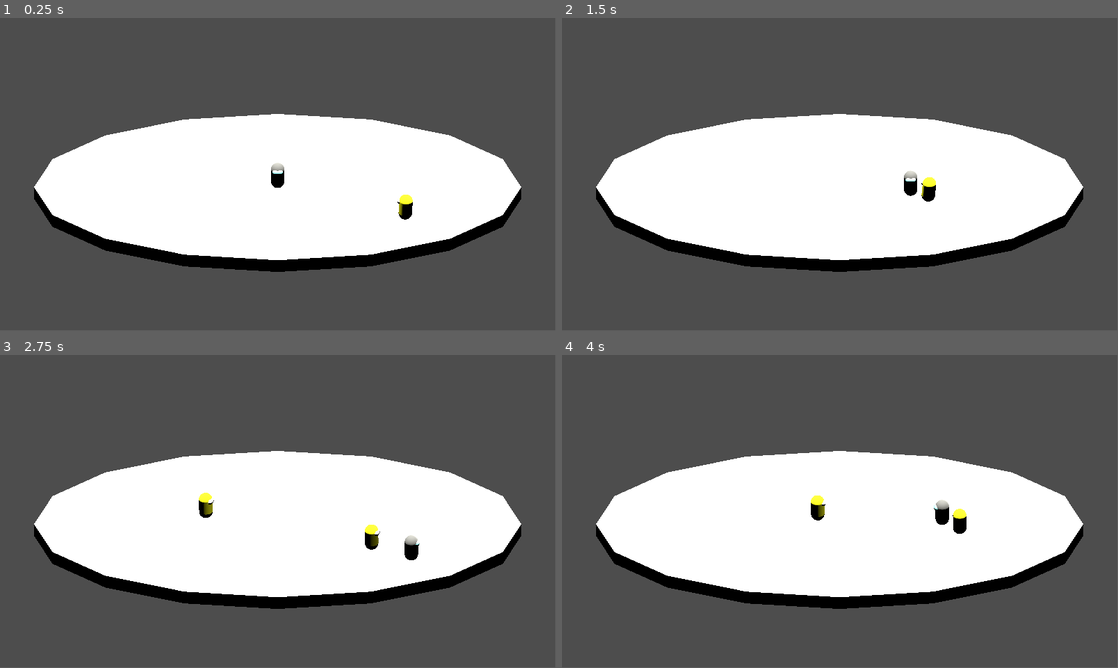
Above: before the commit, frames 1-4 (two rows, left to right).
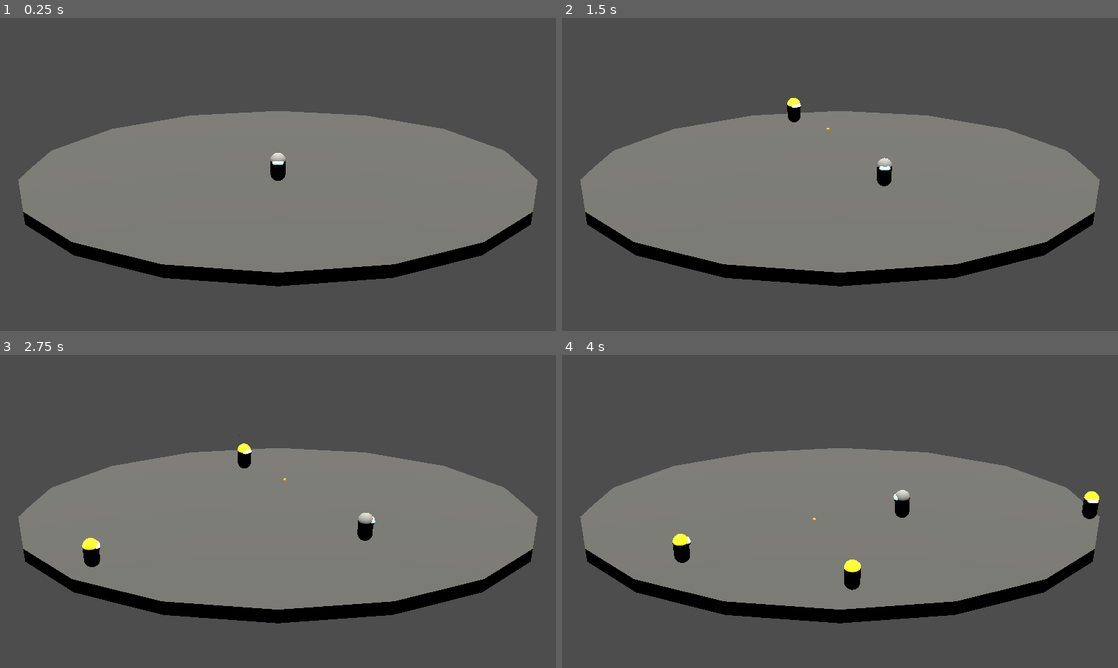
Above: after the commit, the same moments.

Repository: SaraLunaDev/Proyecto-Manhattan
Game: Godot game, scene res://Scenes/mundo.tscn
Same seed, same stepped clock (60 frames per second), same inputs: the game is played once before the commit and once after it.
Inputs:
- Up to frame 1 (0.25 s): no input
- Up to frame 2 (1.5 s): hold D (derecha) 0.53-1.28 s; hold S (abajo) from 1.28 s (still down)
- Up to frame 3 (2.75 s): release S (abajo) at 2.03 s; hold D (derecha) from 2.03 s (still down)
- Up to frame 4 (4 s): release D (derecha) at 2.78 s; hold W (arriba) 2.78-3.53 s; hold A (izquierda) from 3.53 s (still down)
In our replay, the window is 799x449 before the commit and 800x450 after it. These sizes can differ from the game's own. Grey fills any space a smaller window leaves; there, only what the larger window draws over its background counts as a difference.

The runs differ from the first frame. In frame 1, 41% of the frame differs, in the area x 3-97%, y 29-86%; in frame 2, 41%; in frame 3, 41%; in frame 4, 41%.

Commit message:
ataques y daño

Diff:
--- /dev/null
+++ b/Scenes/Enemigos/daño_label.tscn
@@ -0,0 +1,83 @@
+[gd_scene format=3 uid="uid://dao5hbkm8wg3e"]
+
+[ext_resource type="Script" uid="uid://bg41l7s8mhwc0" path="res://Scripts/daño_label.gd" id="1_apy31"]
+
+[sub_resource type="Animation" id="Animation_apy31"]
+length = 0.001
+tracks/0/type = "value"
+tracks/0/imported = false
+tracks/0/enabled = true
+tracks/0/path = NodePath(".:font_size")
+tracks/0/interp = 1
+tracks/0/loop_wrap = true
+tracks/0/keys = {
+"times": PackedFloat32Array(0),
+"transitions": PackedFloat32Array(1),
+"update": 1,
+"values": [100]
+}
+tracks/1/type = "value"
+tracks/1/imported = false
+tracks/1/enabled = true
+tracks/1/path = NodePath(".:outline_size")
+tracks/1/interp = 1
+tracks/1/loop_wrap = true
+tracks/1/keys = {
+"times": PackedFloat32Array(0),
+"transitions": PackedFloat32Array(1),
+"update": 1,
+"values": [0]
+}
+
+[sub_resource type="Animation" id="Animation_07bac"]
+resource_name = "caer"
+length = 0.6
+tracks/0/type = "value"
+tracks/0/imported = false
+tracks/0/enabled = true
+tracks/0/path = NodePath(".:font_size")
+tracks/0/interp = 1
+tracks/0/loop_wrap = true
+tracks/0/keys = {
+"times": PackedFloat32Array(0, 0.6),
+"transitions": PackedFloat32Array(-2, -2),
+"update": 0,
+"values": [100, 1]
+}
+tracks/1/type = "value"
+tracks/1/imported = false
+tracks/1/enabled = true
+tracks/1/path = NodePath(".:outline_size")
+tracks/1/interp = 1
+tracks/1/loop_wrap = true
+tracks/1/keys = {
+"times": PackedFloat32Array(0, 0.6),
+"transitions": PackedFloat32Array(-2, -2),
+"update": 0,
+"values": [24, 0]
+}
+
+[sub_resource type="AnimationLibrary" id="AnimationLibrary_343sy"]
+_data = {
+&"RESET": SubResource("Animation_apy31"),
+&"caer": SubResource("Animation_07bac")
+}
+
+[node name="DañoLabel" type="Label3D" unique_id=1340029142 node_paths=PackedStringArray("tiempo_mostrado", "animacion")]
+modulate = Color(0.7397895, 1.9372628e-06, 9.62615e-07, 1)
+text = "0"
+font_size = 100
+outline_size = 0
+script = ExtResource("1_apy31")
+tiempo_mostrado = NodePath("TiempoMostrado")
+animacion = NodePath("AnimationPlayer")
+
+[node name="TiempoMostrado" type="Timer" parent="." unique_id=863620694]
+wait_time = 0.4
+one_shot = true
+autostart = true
+
+[node name="AnimationPlayer" type="AnimationPlayer" parent="." unique_id=1012691637]
+libraries/ = SubResource("AnimationLibrary_343sy")
+
+[connection signal="timeout" from="TiempoMostrado" to="." method="_on_tiempo_mostrado_timeout"]
--- a/Scenes/Enemigos/enemigo_1.tscn
+++ b/Scenes/Enemigos/enemigo.tscn
@@ -1,6 +1,7 @@
 [gd_scene format=3 uid="uid://drb3hy16ggec2"]
 
 [ext_resource type="Script" uid="uid://bd58yaatotsbt" path="res://Scripts/enemigo.gd" id="1_apwrj"]
+[ext_resource type="PackedScene" uid="uid://dao5hbkm8wg3e" path="res://Scenes/Enemigos/daño_label.tscn" id="2_04ect"]
 
 [sub_resource type="CapsuleShape3D" id="CapsuleShape3D_sdp0i"]
 
@@ -16,13 +17,18 @@
 [sub_resource type="StandardMaterial3D" id="StandardMaterial3D_sdp0i"]
 
 [sub_resource type="CapsuleShape3D" id="CapsuleShape3D_apwrj"]
-radius = 1.0
-height = 3.5
+radius = 0.75
+height = 2.375
 
-[node name="Enemigo1" type="CharacterBody3D" unique_id=624671194 groups=["enemigo"]]
+[node name="Enemigo" type="CharacterBody3D" unique_id=624671194 node_paths=PackedStringArray("punto_daño", "punto_daño_label") groups=["enemigo"]]
 collision_layer = 4
-collision_mask = 7
+collision_mask = 15
+axis_lock_angular_x = true
+axis_lock_angular_z = true
 script = ExtResource("1_apwrj")
+"punto_daño" = NodePath("PuntoDaño")
+"punto_daño_label" = NodePath("PuntoDañoLabel")
+"daño_label" = ExtResource("2_04ect")
 
 [node name="Colision" type="CollisionShape3D" parent="." unique_id=1011292639]
 transform = Transform3D(1, 0, 0, 0, 1, 0, 0, 0, 1, 0, 1, 0)
@@ -38,11 +44,19 @@
 mesh = SubResource("CapsuleMesh_apwrj")
 surface_material_override/0 = SubResource("StandardMaterial3D_sdp0i")
 
-[node name="Area3D" type="Area3D" parent="." unique_id=2146639920]
+[node name="Hitbox" type="Area3D" parent="." unique_id=2146639920]
+collision_layer = 4
+collision_mask = 14
 
-[node name="CollisionShape3D" type="CollisionShape3D" parent="Area3D" unique_id=766747387]
-transform = Transform3D(1, 0, 0, 0, 1, 0, 0, 0, 1, 0, 0.75, 0)
+[node name="Forma" type="CollisionShape3D" parent="Hitbox" unique_id=766747387]
+transform = Transform3D(1, 0, 0, 0, 1, 0, 0, 0, 1, 0, 1.0625, 0)
 shape = SubResource("CapsuleShape3D_apwrj")
 
 [node name="Agente" type="NavigationAgent3D" parent="." unique_id=314535809]
 debug_path_custom_color = Color(1, 0, 0, 1)
+
+[node name="PuntoDaño" type="Marker3D" parent="." unique_id=150135517]
+transform = Transform3D(1, 0, 0, 0, 1, 0, 0, 0, 1, 0, 1.25, 0)
+
+[node name="PuntoDañoLabel" type="Marker3D" parent="." unique_id=622424540]
+transform = Transform3D(1, 0, 0, 0, 1, 0, 0, 0, 1, 0, 2.5, 0)
--- /dev/null
+++ b/Scenes/Enemigos/proyectil.tscn
@@ -0,0 +1,37 @@
+[gd_scene format=3 uid="uid://3th2l2j0mfqf"]
+
+[ext_resource type="Script" uid="uid://cpm2hlwr6uqds" path="res://Scripts/proyectil.gd" id="1_ikltb"]
+
+[sub_resource type="SphereShape3D" id="SphereShape3D_mnpxj"]
+radius = 0.25
+
+[sub_resource type="SphereShape3D" id="SphereShape3D_ikltb"]
+radius = 0.1
+
+[sub_resource type="SphereMesh" id="SphereMesh_mnpxj"]
+radius = 0.1
+height = 0.2
+
+[sub_resource type="StandardMaterial3D" id="StandardMaterial3D_ikltb"]
+albedo_color = Color(1, 0.5176471, 0, 1)
+emission_enabled = true
+emission = Color(1, 0.3529412, 0, 1)
+
+[node name="Proyectil" type="Area3D" unique_id=1777558769 groups=["proyectil"]]
+collision_layer = 8
+collision_mask = 4
+script = ExtResource("1_ikltb")
+
+[node name="Hitbox" type="Area3D" parent="." unique_id=1453970028]
+collision_layer = 8
+collision_mask = 4
+
+[node name="Forma" type="CollisionShape3D" parent="Hitbox" unique_id=800738038]
+shape = SubResource("SphereShape3D_mnpxj")
+
+[node name="Colision" type="CollisionShape3D" parent="." unique_id=1301839273]
+shape = SubResource("SphereShape3D_ikltb")
+
+[node name="Forma" type="MeshInstance3D" parent="." unique_id=1815687017]
+mesh = SubResource("SphereMesh_mnpxj")
+surface_material_override/0 = SubResource("StandardMaterial3D_ikltb")
--- a/Scenes/jugador.tscn
+++ b/Scenes/jugador.tscn
@@ -1,6 +1,7 @@
 [gd_scene format=3 uid="uid://dhfo0h8c5e80v"]
 
 [ext_resource type="Script" uid="uid://boekfmoai7vi4" path="res://Scripts/jugador.gd" id="1_5ydob"]
+[ext_resource type="PackedScene" uid="uid://3th2l2j0mfqf" path="res://Scenes/Enemigos/proyectil.tscn" id="2_c1mnh"]
 
 [sub_resource type="CapsuleShape3D" id="CapsuleShape3D_or7eb"]
 
@@ -16,10 +17,91 @@
 [sub_resource type="StandardMaterial3D" id="StandardMaterial3D_5ydob"]
 albedo_color = Color(0.56078434, 1, 1, 1)
 
-[node name="Jugador" type="CharacterBody3D" unique_id=1492616832 groups=["jugador"]]
+[sub_resource type="CapsuleShape3D" id="CapsuleShape3D_5ydob"]
+radius = 0.75
+height = 2.1875
+
+[sub_resource type="CylinderShape3D" id="CylinderShape3D_c1mnh"]
+radius = 3.0
+
+[sub_resource type="SphereMesh" id="SphereMesh_c1mnh"]
+radius = 0.2
+height = 0.4
+
+[sub_resource type="Animation" id="Animation_tn1hq"]
+length = 0.001
+tracks/0/type = "value"
+tracks/0/imported = false
+tracks/0/enabled = true
+tracks/0/path = NodePath("AnclajeEspada/Espada:scale")
+tracks/0/interp = 1
+tracks/0/loop_wrap = true
+tracks/0/keys = {
+"times": PackedFloat32Array(0),
+"transitions": PackedFloat32Array(1),
+"update": 0,
+"values": [Vector3(0, 0, 0)]
+}
+tracks/1/type = "value"
+tracks/1/imported = false
+tracks/1/enabled = true
+tracks/1/path = NodePath("AnclajeEspada:rotation")
+tracks/1/interp = 1
+tracks/1/loop_wrap = true
+tracks/1/keys = {
+"times": PackedFloat32Array(0),
+"transitions": PackedFloat32Array(1),
+"update": 0,
+"values": [Vector3(0, 0, 0)]
+}
+
+[sub_resource type="Animation" id="Animation_c1mnh"]
+resource_name = "espadazo"
+length = 0.43333334
+tracks/0/type = "value"
+tracks/0/imported = false
+tracks/0/enabled = true
+tracks/0/path = NodePath("AnclajeEspada/Espada:scale")
+tracks/0/interp = 1
+tracks/0/loop_wrap = true
+tracks/0/keys = {
+"times": PackedFloat32Array(0, 0.0001, 0.39999998, 0.4001),
+"transitions": PackedFloat32Array(-2, -2, -2, -2),
+"update": 0,
+"values": [Vector3(0, 0, 0), Vector3(1, 1, 1), Vector3(1, 1, 1), Vector3(0, 0, 0)]
+}
+tracks/1/type = "value"
+tracks/1/imported = false
+tracks/1/enabled = true
+tracks/1/path = NodePath("AnclajeEspada:rotation")
+tracks/1/interp = 1
+tracks/1/loop_wrap = true
+tracks/1/keys = {
+"times": PackedFloat32Array(0, 0.4001),
+"transitions": PackedFloat32Array(-2, -2),
+"update": 0,
+"values": [Vector3(0, 0, 0), Vector3(0, 6.2831855, 0)]
+}
+
+[sub_resource type="AnimationLibrary" id="AnimationLibrary_tn1hq"]
+_data = {
+&"RESET": SubResource("Animation_tn1hq"),
+&"espadazo": SubResource("Animation_c1mnh")
+}
+
+[node name="Jugador" type="CharacterBody3D" unique_id=1492616832 node_paths=PackedStringArray("hitbox", "daño_cd", "espada_cd", "punto_proyectil", "hitbox_espada", "animacion") groups=["jugador"]]
 collision_layer = 2
 collision_mask = 5
 script = ExtResource("1_5ydob")
+hitbox = NodePath("Hitbox")
+"daño_cd" = NodePath("DañoCD")
+espada_cd = NodePath("EspadaCD")
+proyectil = ExtResource("2_c1mnh")
+punto_proyectil = NodePath("PuntoProyectil")
+hitbox_espada = NodePath("HitboxEspada")
+puede_disparar = true
+puede_espadear = true
+animacion = NodePath("Animacion")
 
 [node name="Colision" type="CollisionShape3D" parent="." unique_id=938434462]
 transform = Transform3D(1, 0, 0, 0, 1, 0, 0, 0, 1, 0, 1, 0)
@@ -34,3 +116,46 @@
 transform = Transform3D(-4.371139e-08, -1, 0, 1, -4.371139e-08, 0, 0, 0, 1, 0, 0.46535528, 0.38249063)
 mesh = SubResource("CapsuleMesh_5ydob")
 surface_material_override/0 = SubResource("StandardMaterial3D_5ydob")
+
+[node name="Hitbox" type="Area3D" parent="." unique_id=1611399840]
+collision_layer = 2
+collision_mask = 4
+
+[node name="Forma" type="CollisionShape3D" parent="Hitbox" unique_id=1129997483]
+transform = Transform3D(1, 0, 0, 0, 1, 0, 0, 0, 1, 0, 0.96875, 0)
+shape = SubResource("CapsuleShape3D_5ydob")
+
+[node name="PuntoProyectil" type="Marker3D" parent="." unique_id=1090116525]
+transform = Transform3D(1, 0, 0, 0, 1, 0, 0, 0, 1, 0, 1.5, 0)
+
+[node name="DañoCD" type="Timer" parent="." unique_id=1857227122]
+one_shot = true
+
+[node name="ProyectilCD" type="Timer" parent="." unique_id=444540685]
+wait_time = 0.6
+autostart = true
+
+[node name="EspadaCD" type="Timer" parent="." unique_id=1463576026]
+wait_time = 1.4
+one_shot = true
+
+[node name="HitboxEspada" type="Area3D" parent="." unique_id=1454333423]
+transform = Transform3D(1, 0, 0, 0, 1, 0, 0, 0, 1, 0, 1, 0)
+collision_layer = 16
+collision_mask = 4
+
+[node name="Forma" type="CollisionShape3D" parent="HitboxEspada" unique_id=2072156737]
+shape = SubResource("CylinderShape3D_c1mnh")
+
+[node name="AnclajeEspada" type="Node3D" parent="." unique_id=1039403199]
+transform = Transform3D(1, 0, 0, 0, 1, 0, 0, 0, 1, 0, 0.75, 0)
+
+[node name="Espada" type="MeshInstance3D" parent="AnclajeEspada" unique_id=69607407]
+transform = Transform3D(0, 0, 0, 0, 0, 0, 0, 0, 0, 0, 0, 2.5)
+mesh = SubResource("SphereMesh_c1mnh")
+
+[node name="Animacion" type="AnimationPlayer" parent="." unique_id=361146771]
+libraries/ = SubResource("AnimationLibrary_tn1hq")
+
+[connection signal="timeout" from="ProyectilCD" to="." method="_on_proyectil_cd_timeout"]
+[connection signal="animation_finished" from="Animacion" to="." method="_on_animacion_animation_finished"]
--- a/Scenes/mundo.tscn
+++ b/Scenes/mundo.tscn
@@ -2,18 +2,39 @@
 
 [ext_resource type="PackedScene" uid="uid://dhfo0h8c5e80v" path="res://Scenes/jugador.tscn" id="1_4cw5y"]
 [ext_resource type="Script" uid="uid://b3myd05m4r2a0" path="res://Scripts/Managers/spawn_manager.gd" id="1_gqidu"]
-[ext_resource type="PackedScene" uid="uid://drb3hy16ggec2" path="res://Scenes/Enemigos/enemigo_1.tscn" id="2_uqtxj"]
+[ext_resource type="PackedScene" uid="uid://drb3hy16ggec2" path="res://Scenes/Enemigos/enemigo.tscn" id="2_uqtxj"]
+
+[sub_resource type="Curve3D" id="Curve3D_qxsm7"]
+closed = true
+_data = {
+"points": PackedVector3Array(0, 0, 0, 0, 0, 0, 0.07784879, 0, -10.066273, 0, 0, 0, 0, 0, 0, -6.6810584, 0, -9.143369, 0, 0, 0, 0, 0, 0, -11.919891, 0, -7.0261207, 0, 0, 0, 0, 0, 0, -15.828659, 0, -3.6602378, 0, 0, 0, 0, 0, 0, -17, 0, 0, 0, 0, 0, 0, 0, 0, -15.665793, 0, 3.8858533, 0, 0, 0, 0, 0, 0, -12, 0, 7, 0, 0, 0, 0, 0, 0, -6.8635526, 0, 8.977041, 0, 0, 0, 0, 0, 0, 0.042245388, 0, 9.900275, 0, 0, 0, 0, 0, 0, 6.3941016, 0, 9.161688, 0, 0, 0, 0, 0, 0, 12.081232, 0, 6.798206, 0, 0, 0, 0, 0, 0, 16.011505, 0, 3.5329783, 0, 0, 0, 0, 0, 0, 17.23299, 0, 0.031374555, 0, 0, 0, 0, 0, 0, 15.821491, 0, -3.7145262, 0, 0, 0, 0, 0, 0, 11.967014, 0, -7.107553, 0, 0, 0, 0, 0, 0, 6.6526084, 0, -9.155298),
+"tilts": PackedFloat32Array(0, 0, 0, 0, 0, 0, 0, 0, 0, 0, 0, 0, 0, 0, 0, 0)
+}
+point_count = 16
 
 [sub_resource type="NavigationMesh" id="NavigationMesh_uqtxj"]
 vertices = PackedVector3Array(15.75, 0.5, 4.2, 16.25, 0.5, 4.2, 17.5, 0.5, 0.6999998, 16.25, 0.5, -4.05, 12.75, 0.5, -7 …(239 unchanged characters)…
 polygons = [PackedInt32Array(1, 0, 2), PackedInt32Array(2, 0, 3), PackedInt32Array(3, 0, 4), PackedInt32Array(4, 0, 5), …(342 unchanged characters)…
 
+[sub_resource type="StandardMaterial3D" id="StandardMaterial3D_gqidu"]
+albedo_color = Color(0.18359044, 0.18359044, 0.18359044, 1)
+
 [node name="Mundo" type="Node3D" unique_id=1887002618]
 
-[node name="SpawnManager" type="Node3D" parent="." unique_id=251638114 node_paths=PackedStringArray("temporizador_spawn")]
+[node name="SpawnManager" type="Node3D" parent="." unique_id=251638114 node_paths=PackedStringArray("temporizador_spawn", "punto_spawn")]
 script = ExtResource("1_gqidu")
 enemigos = Array[PackedScene]([ExtResource("2_uqtxj")])
-temporizador_spawn = NodePath("../TemporizadorSpawn")
+temporizador_spawn = NodePath("TemporizadorSpawn")
+punto_spawn = NodePath("BordeSpawn/PuntoSpawn")
+
+[node name="TemporizadorSpawn" type="Timer" parent="SpawnManager" unique_id=1286301521]
+autostart = true
+
+[node name="BordeSpawn" type="Path3D" parent="SpawnManager" unique_id=536006750]
+curve = SubResource("Curve3D_qxsm7")
+
+[node name="PuntoSpawn" type="PathFollow3D" parent="SpawnManager/BordeSpawn" unique_id=599706862]
+transform = Transform3D(-0.13529028, 0, 0.99080133, 0, 1, 0, -0.99080133, 0, -0.13529028, 0.07784879, 0, -10.066273)
 
 [node name="Luz" type="DirectionalLight3D" parent="." unique_id=1692816446]
 transform = Transform3D(1, 0, 0, 0, -4.371139e-08, 1, 0, -1, -4.371139e-08, 0, 27, 0)
@@ -21,8 +42,8 @@
 light_energy = 6.0
 
 [node name="Camara" type="Camera3D" parent="." unique_id=268590377]
-transform = Transform3D(1, 0, 0, 0, 0.86602545, 0.49999997, 0, -0.49999997, 0.86602545, 0, 19, 31)
-projection = 1
+transform = Transform3D(1, 0, 0, 0, 0.86602545, 0.49999997, 0, -0.49999997, 0.86602545, 0, 31, 53)
+fov = 20.0
 size = 23.051
 
 [node name="NavigationRegion3D" type="NavigationRegion3D" parent="." unique_id=553603247]
@@ -37,12 +58,6 @@
 radius = 18.0
 height = 1.0
 sides = 16
+material = SubResource("StandardMaterial3D_gqidu")
 
-[node name="Enemigo1" parent="NavigationRegion3D" unique_id=624671194 instance=ExtResource("2_uqtxj")]
-transform = Transform3D(1, 0, 0, 0, 1, 0, 0, 0, 1, 10, 0, 5)
-
-[node name="TemporizadorSpawn" type="Timer" parent="." unique_id=1286301521]
-wait_time = 2.0
-autostart = true
-
-[connection signal="timeout" from="TemporizadorSpawn" to="SpawnManager" method="_on_temporizador_spawn_timeout"]
+[connection signal="timeout" from="SpawnManager/TemporizadorSpawn" to="SpawnManager" method="_on_temporizador_spawn_timeout"]
--- a/Scripts/Managers/spawn_manager.gd
+++ b/Scripts/Managers/spawn_manager.gd
@@ -5,7 +5,8 @@
 # -----------------------------------------------
 @export var enemigos: Array[PackedScene]
 @export var temporizador_spawn: Timer
-@export var enemigos_maximos = 4
+@export var enemigos_maximos = 10
+@export var punto_spawn: PathFollow3D
 
 # Spawn de Enemigos
 # -----------------------------------------------
@@ -20,12 +21,12 @@
 	var enemigo = enemigos.get(enemigo_rng).instantiate()
 
 	# Obtener una posicion random en el tablero
-	var posicion_spawn = Vector3.ZERO
-	posicion_spawn.x = randf_range(-8, 8)
-	posicion_spawn.z = randf_range(-3, 3)
+	punto_spawn.progress_ratio = randf()
+	var posicion_spawn = punto_spawn.transform.origin
+	# TODO: Almacenar ultimo spawn para que el nuevo spawn sea distinto
 
 	# Instanciar el enemigo
-	enemigo.global_position = posicion_spawn
+	enemigo.transform.origin = posicion_spawn
 	add_child(enemigo)
 
 # Se ejecuta cuando termina el temporizador
--- /dev/null
+++ b/Scripts/daño_label.gd
@@ -0,0 +1,23 @@
+extends Label3D
+
+@export var tiempo_mostrado: Timer
+@export var animacion: AnimationPlayer
+var daño_mostrado: float = 0.0
+var cam
+
+func _ready() -> void:
+	hide()
+	cam = get_viewport().get_camera_3d()
+
+func _process(_delta: float) -> void:
+	if cam:
+		look_at(cam.global_transform.origin, Vector3.UP, true)
+
+func mostrar_daño(daño) -> void:
+	daño_mostrado = daño
+	text = str(int(daño_mostrado))
+	animacion.play("caer")
+	show()
+
+func _on_tiempo_mostrado_timeout() -> void:
+	queue_free()
--- a/Scripts/enemigo.gd
+++ b/Scripts/enemigo.gd
@@ -3,13 +3,17 @@
 
 # Variables
 # -----------------------------------------------
-@export var velocidad = 3.0
+@export var velocidad = 1.5
 @export var aceleracion = 80.0
-
 @export_enum("Amarillo", "Rosa", "Verde", "Violeta") var color: int
-
 @onready var jugador = get_tree().get_first_node_in_group("jugador")
 @onready var agent: NavigationAgent3D = $Agente
+@export var vida = 4.0
+@export var daño = 1.0
+@export var punto_daño: Marker3D
+@export var punto_daño_label: Marker3D
+@export var daño_label: PackedScene
+var siendo_apuntado = false
 
 # Process
 # -----------------------------------------------
@@ -22,6 +26,8 @@
 	var posicion = global_transform.origin
 	var direccion = (destino - posicion).normalized() * velocidad
 
+	direccion.y = 0
+
 	# Movimiento hacia direccion con aceleracion
 	velocity = velocity.move_toward(direccion, aceleracion * delta)
 
@@ -30,3 +36,36 @@
 		look_at(global_position + direccion, Vector3.UP, true)
 
 	move_and_slide()
+
+# Recibir daño
+# -----------------------------------------------
+func recibir_daño(daño_recibido) -> void:
+	var nuevo_daño_label = daño_label.instantiate()
+	nuevo_daño_label.transform.origin = punto_daño_label.global_position
+	get_tree().root.add_child(nuevo_daño_label)
+	nuevo_daño_label.mostrar_daño(daño_recibido)
+
+	vida -= daño_recibido
+	if vida <= 0:
+		vida = 0.0
+		morir()
+
+func morir() -> void:
+	queue_free()
+
+# Getters y Setters
+# -----------------------------------------------
+func get_daño() -> int:
+	return daño
+
+func get_punto_daño() -> Marker3D:
+	return punto_daño
+
+func set_siendo_apuntado(valor: bool) -> void:
+	siendo_apuntado = valor
+
+func get_siendo_apuntado() -> bool:
+	return siendo_apuntado
+
+func get_vida() -> float:
+	return vida
--- a/Scripts/jugador.gd
+++ b/Scripts/jugador.gd
@@ -3,8 +3,19 @@
 
 # Variables
 # -----------------------------------------------
-@export var velocidad = 7.0
+@export var velocidad = 4.0
 @export var aceleracion = 80.0
+@export var vida = 10.0
+@export var hitbox: Area3D
+@export var daño_cd: Timer
+@export var espada_cd: Timer
+@export var proyectil: PackedScene
+@export var punto_proyectil: Marker3D
+@export var hitbox_espada: Area3D
+@export var daño = 1.0
+@export var puede_disparar: bool = false
+@export var puede_espadear: bool = false
+@export var animacion: AnimationPlayer
 
 # Process
 # -----------------------------------------------
@@ -27,3 +38,72 @@
 		look_at(global_position + direccion, Vector3.UP, true)
 
 	move_and_slide()
+
+	# Detectar colision con enemigo
+	var enemigos = hitbox.get_overlapping_bodies()
+	if enemigos.size() > 0:
+		if enemigos[0] is Enemigo:
+			recibir_daño(enemigos[0].get_daño())
+
+	if puede_espadear:
+		# Detectar enemigos en hitbox espada
+		var enemigos_rango_espada = hitbox_espada.get_overlapping_bodies()
+		if enemigos_rango_espada.size() > 0:
+			if espada_cd.time_left <= 0:
+				animacion.play("espadazo")
+				espada_cd.start()
+				for enemigo_rango_espada in enemigos_rango_espada:
+					enemigo_rango_espada.recibir_daño(daño)
+
+# Gestion de daño recibido
+# -----------------------------------------------
+func recibir_daño(daño_recibido) -> void:
+	# Si el daño_recibido esta en CD no hacer nada
+	if daño_cd.time_left > 0:
+		return
+	# Restar vida al Jugador
+	vida -= daño_recibido
+	if vida <= 0:
+		vida = 0.0
+		morir()
+	# Comenzar el CD
+	daño_cd.start()
+
+# Gestion de muerte
+# -----------------------------------------------
+func morir() -> void:
+	get_tree().reload_current_scene()
+
+# Gestion de disparo de proyectil
+# -----------------------------------------------
+func disparar_proyectil() -> void:
+	if puede_disparar:
+		var nuevo_proyectil = proyectil.instantiate()
+		nuevo_proyectil.transform.origin = punto_proyectil.global_position
+		get_tree().root.add_child(nuevo_proyectil)
+
+# Gestion si se dispara el proyectil
+# -----------------------------------------------
+func _on_proyectil_cd_timeout() -> void:
+	# Intentar lanzar un proyectil
+	var enemigos_objetivo = get_tree().get_nodes_in_group("enemigo")
+	if enemigos_objetivo.size() > 0:
+		var es_apuntado = false
+		var enemigo_objetivo
+		for enemigo in enemigos_objetivo:
+			if enemigo.get_siendo_apuntado():
+				es_apuntado = true
+				enemigo_objetivo = enemigo
+
+		if es_apuntado:
+			var vida_enemigo = enemigo_objetivo.get_vida()
+			var proyectiles = get_tree().get_nodes_in_group("proyectil")
+			var daño_total = 0.0
+			for proyectil_activo in proyectiles:
+				var daño_proyectil = proyectil_activo.get_daño()
+				daño_total += daño_proyectil
+
+			if not daño_total >= vida_enemigo:
+				disparar_proyectil()
+		else:
+			disparar_proyectil()
--- /dev/null
+++ b/Scripts/proyectil.gd
@@ -0,0 +1,24 @@
+extends Area3D
+
+@export var velocidad = 20.0
+@export var daño = 1.0
+
+func _physics_process(delta: float) -> void:
+	var enemigos = get_tree().get_nodes_in_group("enemigo")
+	var enemigo = enemigos[0]
+	enemigo.set_siendo_apuntado(true)
+	if enemigos.size() > 0:
+		position = position.move_toward(enemigo.get_punto_daño().global_position, delta * velocidad)
+
+	# Eliminar proyectil cuando colisione
+	var enemigos_colisionados = get_overlapping_bodies()
+	if enemigos_colisionados.size() > 0:
+		aplicar_daño(enemigos_colisionados[0])
+
+func aplicar_daño(enemigo: Enemigo) -> void:
+	enemigo.recibir_daño(daño)
+	enemigo.set_siendo_apuntado(false)
+	queue_free()
+
+func get_daño() -> float:
+	return daño
--- a/project.godot
+++ b/project.godot
@@ -15,10 +15,18 @@
 config/features=PackedStringArray("4.6", "GL Compatibility")
 config/icon="res://icon.svg"
 
+[display]
+
+window/size/viewport_width=1920
+window/size/viewport_height=1080
+window/stretch/mode="viewport"
+window/stretch/aspect="expand"
+
 [global_group]
 
 jugador=""
 enemigo=""
+proyectil=""
 
 [input]
 
@@ -60,6 +68,8 @@
 3d_physics/layer_1="suelo"
 3d_physics/layer_2="jugador"
 3d_physics/layer_3="enemigo"
+3d_physics/layer_4="proyectil"
+3d_physics/layer_5="espada"
 
 [physics]
 
Not shown, added: Scripts/daño_label.gd.uid
Not shown, added: Scripts/proyectil.gd.uid
